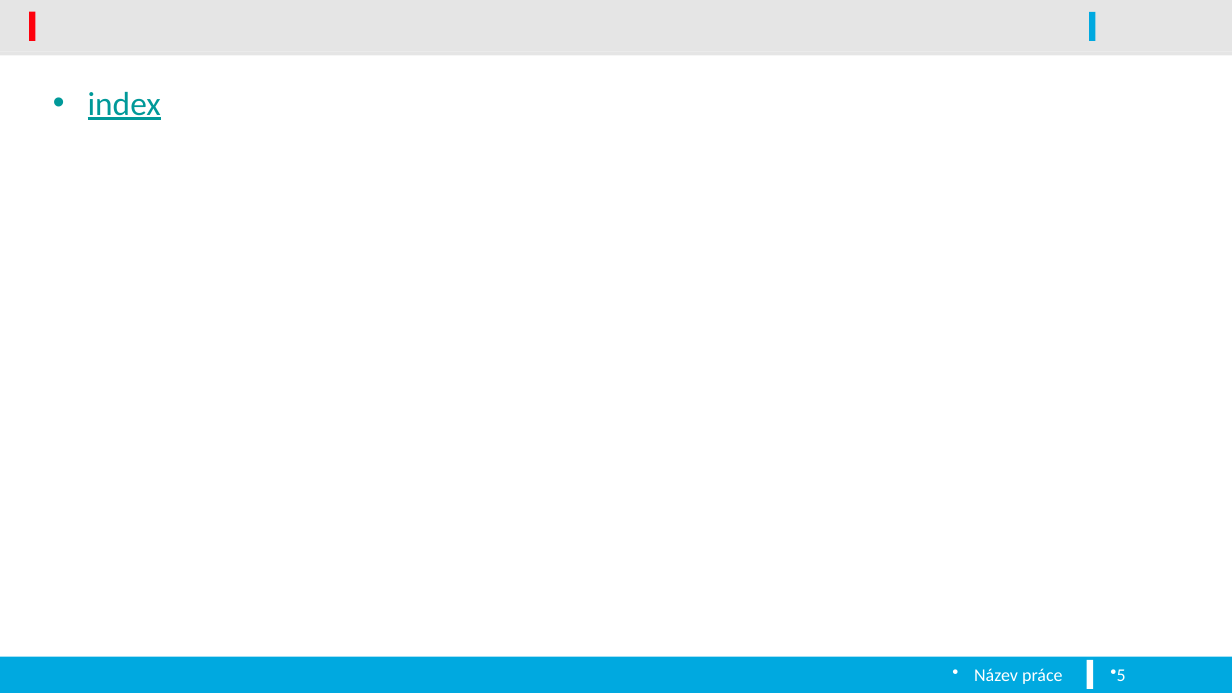
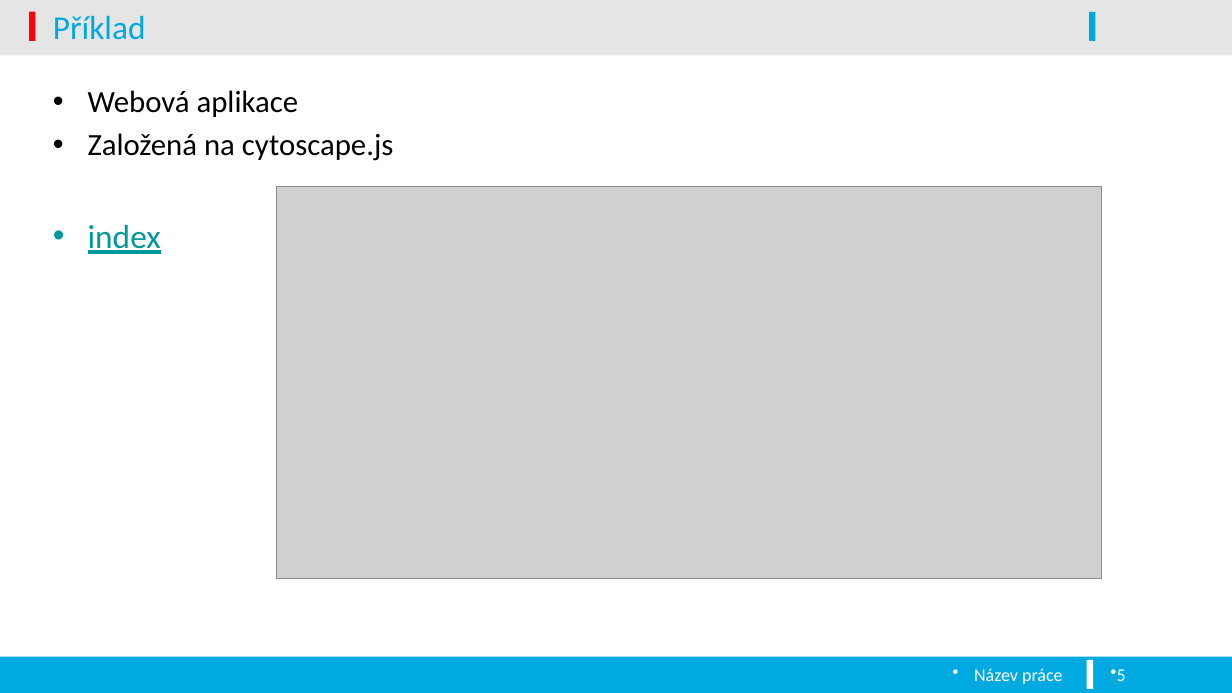
Before and after one commit to MrakDun-desu/graph-algo-visualiser, a slide deck: slide 5 of Artikulační body a mosty.pptx. Drawn at 1232x693 pixels with LibreOffice and Linux fonts; fonts in the diff are those of the drawing; grey boxes stand for pictures; background and template pictures are left out. Boxes give left, top, right and bottom in pixels: in the first picture for what was removed or moved away, otherwise in the second. Text is boxed around its words. In the diff, an @@ line names an element or a change of style, - is before the commit and + after.

```diff
--- a/Artikulační body a mosty.pptx
+++ b/Artikulační body a mosty.pptx
@@ title added at [53, 16, 146, 40], 26 pt, text #00A9E0 @@
+Příklad
@@ text at [88, 90, 394, 161]: paragraphs added @@
+• Webová aplikace
+• Založená na cytoscape.js
@@ picture added at [276, 187, 1102, 579] @@
```
Also in this commit, not shown: 5 other slides changed, 3 other files.
